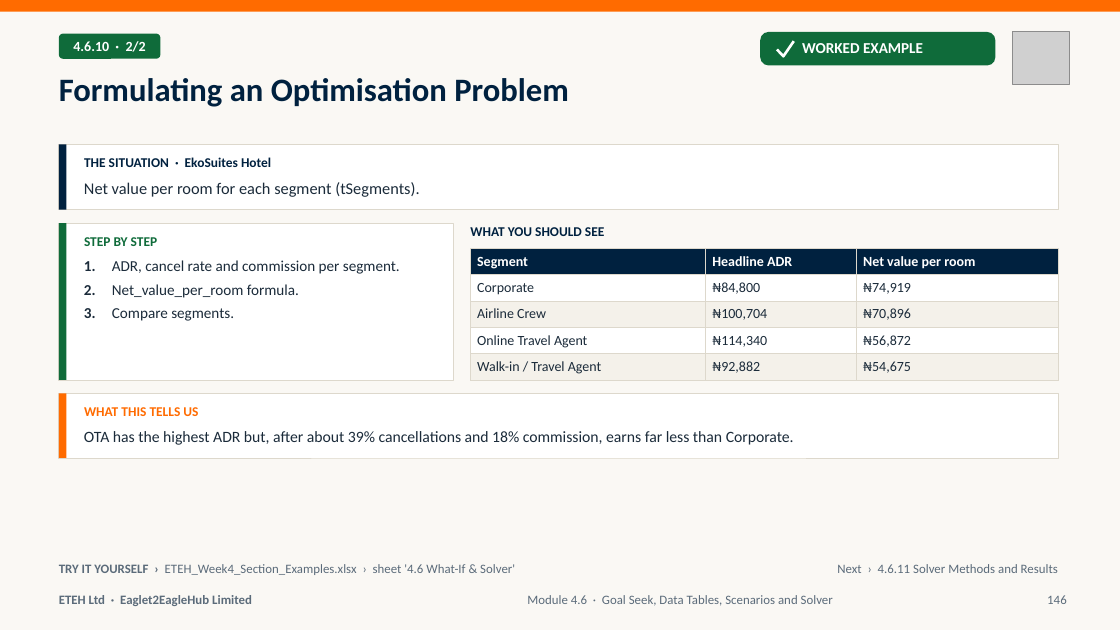
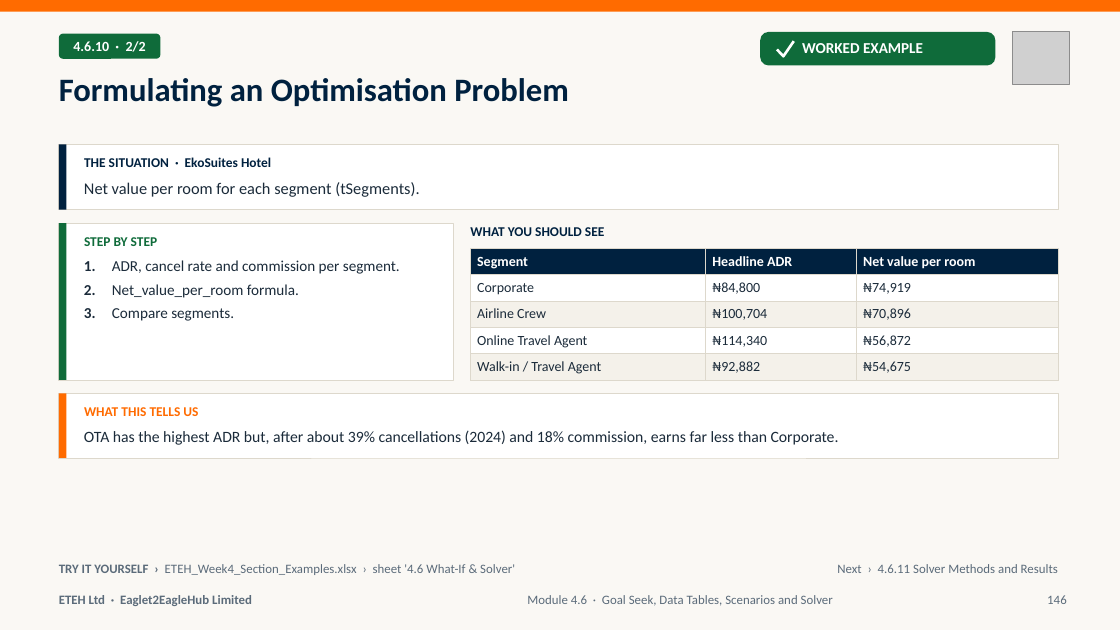
Before and after one commit to MaxiKen/ETEH, a slide deck: slide 146 of ETEH_Bootcamp_Pack/ETEH_Vol4_Week4_Stats_Forecast_AI_Slides.pptx. Drawn at 1120x630 pixels with LibreOffice and Linux fonts; fonts in the diff are those of the drawing; grey boxes stand for pictures. Boxes give left, top, right and bottom in pixels: in the first picture for what was removed or moved away, otherwise in the second. Text is boxed around its words. In the diff, an @@ line names an element or a change of style, - is before the commit and + after.

```diff
--- a/ETEH_Bootcamp_Pack/ETEH_Vol4_Week4_Stats_Forecast_AI_Slides.pptx
+++ b/ETEH_Bootcamp_Pack/ETEH_Vol4_Week4_Stats_Forecast_AI_Slides.pptx
@@ text at (84,430,839,445): text changed @@
-OTA has the highest ADR but, after about 39% cancellations and 18% commission, earns far less than Corporate.
+OTA has the highest ADR but, after about 39% cancellations (2024) and 18% commission, earns far less than Corporate.
```
Also in this commit, not shown: 30 other files.
